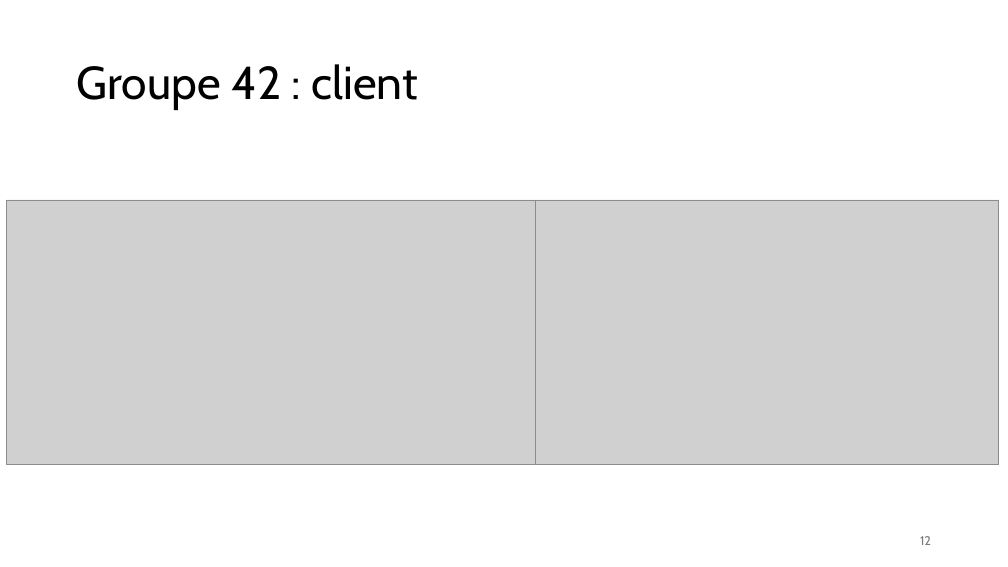
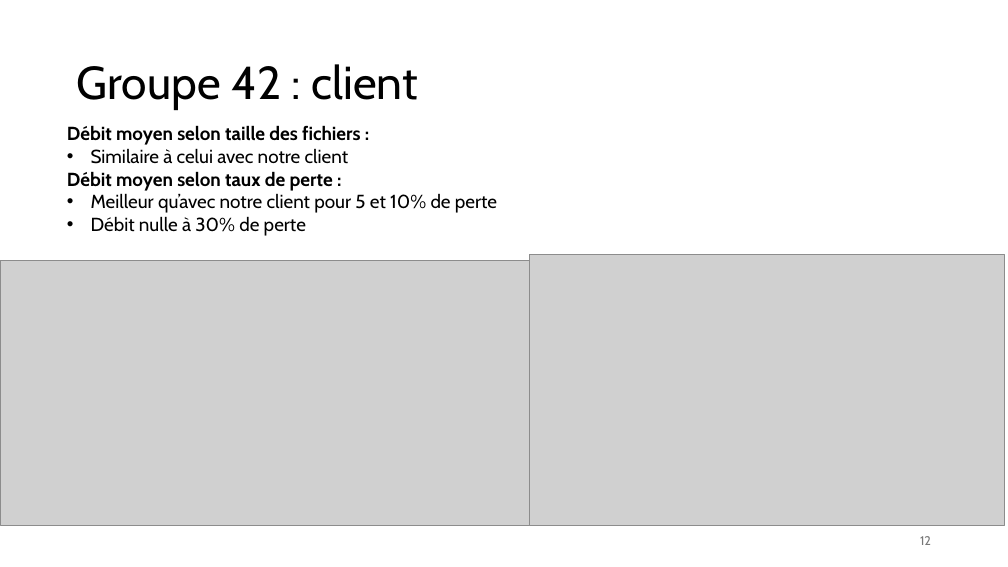
Before and after one commit to Tidyresonnance8/projet1_C-sarBortoluzzi_IsaacYamdjieu_AbdouMbengue, a slide deck: slide 12 of Rapport_projet_SRTP.pptx. Drawn at 1008x567 pixels with LibreOffice and Linux fonts; fonts in the diff are those of the drawing; grey boxes stand for pictures. Boxes give left, top, right and bottom in pixels: in the first picture for what was removed or moved away, otherwise in the second. Text is boxed around its words. In the diff, an @@ line names an element or a change of style, - is before the commit and + after.

```diff
--- a/Rapport_projet_SRTP.pptx
+++ b/Rapport_projet_SRTP.pptx
@@ text added at [67,125,497,236], 18 pt, text #000000 @@
+Débit moyen selon taille des fichiers :
+• Similaire à celui avec notre client
+Débit moyen selon taux de perte :
+• Meilleur qu’avec notre client pour 5 et 10% de perte
+• Débit nulle à 30% de perte
@@ picture: place and size @@
-picture at [6,200,535,464]
+picture at [0,261,529,526]
@@ picture: place and size @@
-picture at [535,200,999,464]
+picture at [529,254,1004,526]
```
Also in this commit, not shown: 5 other slides changed, 1 other file.
